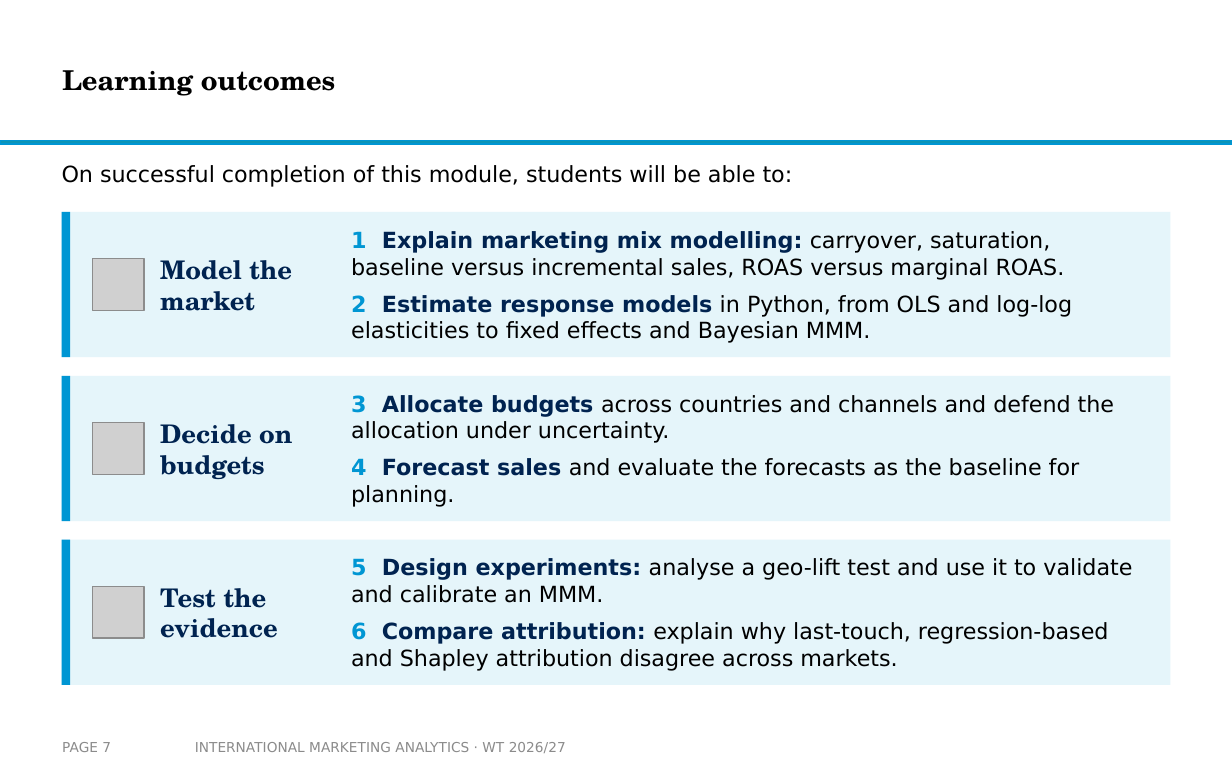
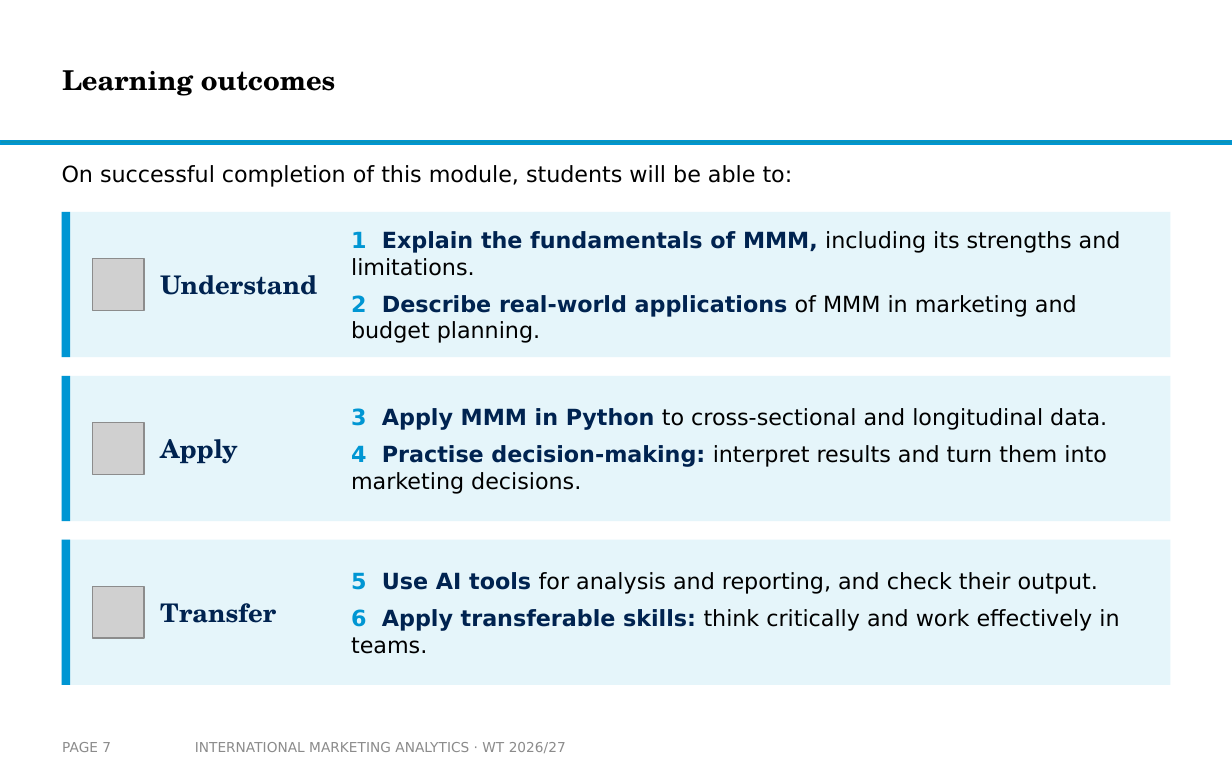
Before and after one commit to arnefloh-wu/International-Marketing-Analytics, a slide deck: slide 7 of slides/00a_course-content-and-style_WT26-27.pptx. Drawn at 1232x770 pixels with LibreOffice and Linux fonts; fonts in the diff are those of the drawing; grey boxes stand for pictures; background and template pictures are left out. Boxes give left, top, right and bottom in pixels: in the first picture for what was removed or moved away, otherwise in the second. Text is boxed around its words. In the diff, an @@ line names an element or a change of style, - is before the commit and + after.

```diff
--- a/slides/00a_course-content-and-style_WT26-27.pptx
+++ b/slides/00a_course-content-and-style_WT26-27.pptx
@@ text at bbox=[351, 231, 1121, 343]: text changed @@
-1 Explain marketing mix modelling: carryover, saturation, baseline versus incremental sales, ROAS versus marginal ROAS.
-2 Estimate response models in Python, from OLS and log-log elasticities to fixed effects and Bayesian MMM.
+1 Explain the fundamentals of MMM, including its strengths and limitations.
+2 Describe real-world applications of MMM in marketing and budget planning.
@@ text at bbox=[160, 275, 317, 295]: text changed @@
-Model the market
+Understand
@@ text at bbox=[351, 408, 1107, 494]: text changed @@
-3 Allocate budgets across countries and channels and defend the allocation under uncertainty.
-4 Forecast sales and evaluate the forecasts as the baseline for planning.
+3 Apply MMM in Python to cross-sectional and longitudinal data.
+4 Practise decision-making: interpret results and turn them into marketing decisions.
@@ text at bbox=[160, 439, 238, 464]: text changed @@
-Decide on budgets
+Apply
@@ text at bbox=[351, 572, 1119, 654]: text changed @@
-5 Design experiments: analyse a geo-lift test and use it to validate and calibrate an MMM.
-6 Compare attribution: explain why last-touch, regression-based and Shapley attribution disagree across markets.
+5 Use AI tools for analysis and reporting, and check their output.
+6 Apply transferable skills: think critically and work effectively in teams.
@@ text at bbox=[160, 603, 276, 623]: text changed @@
-Test the evidence
+Transfer
```
Also in this commit, not shown: 6 other slides changed, 2 slides added, 5 slides removed, 23 other files.
